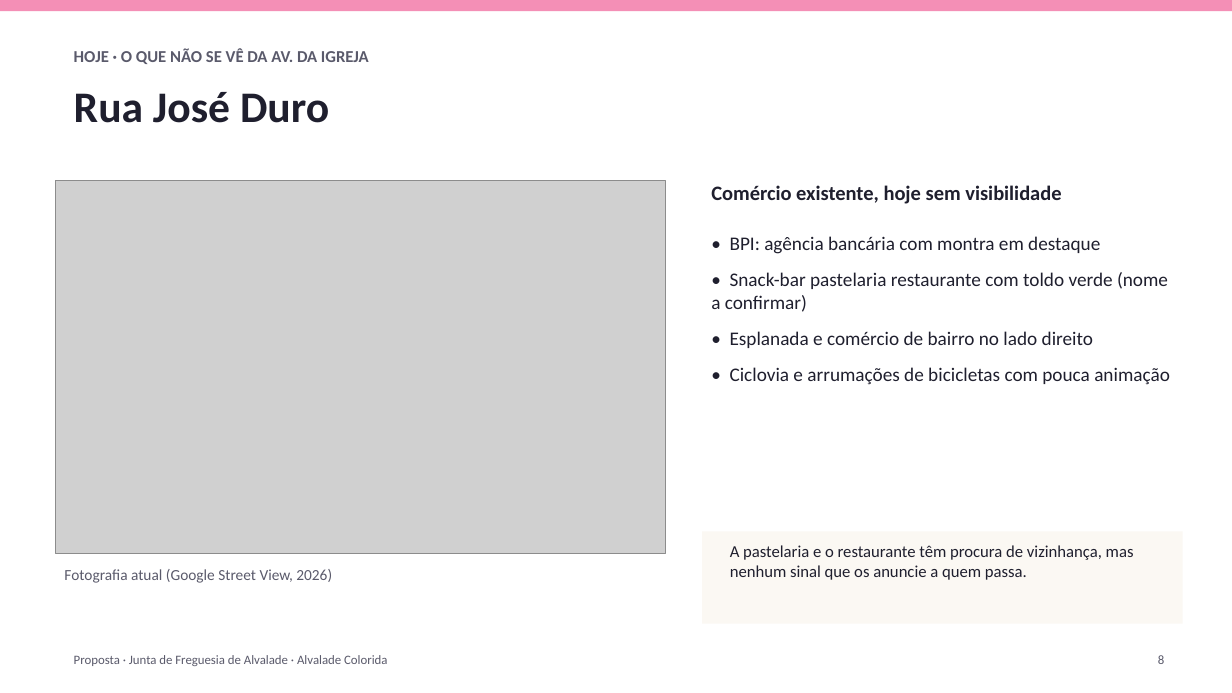
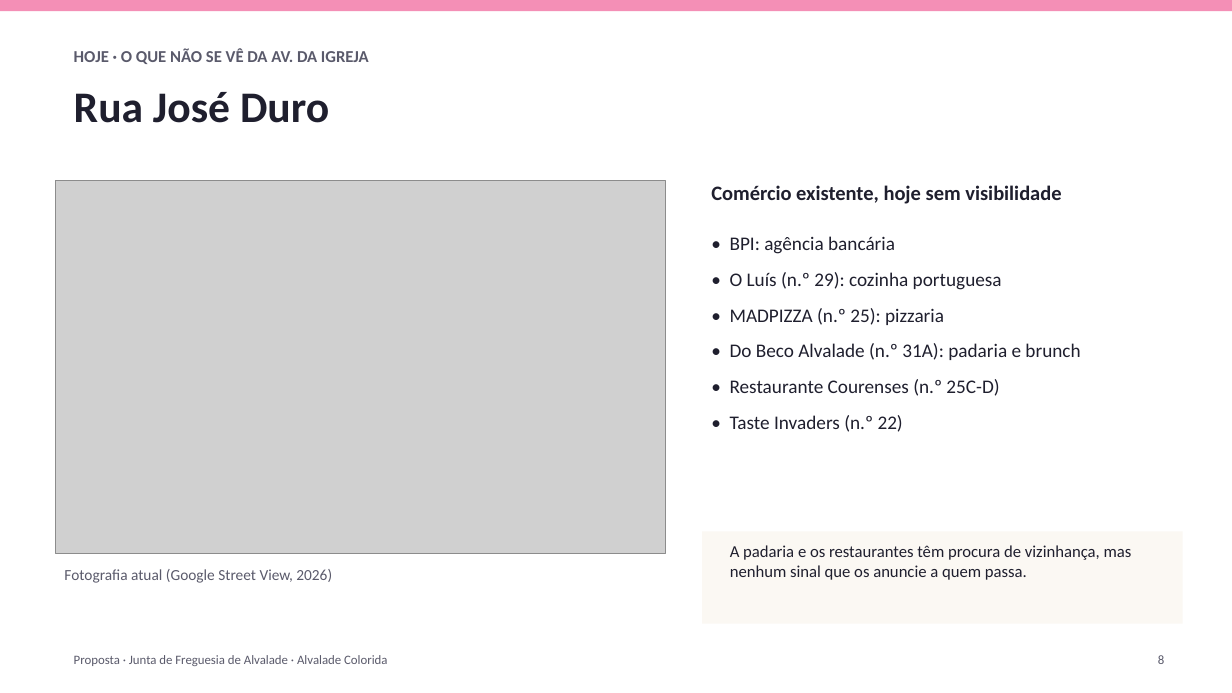
Before and after one commit to zavricardo-debug/travelsites, a slide deck: slide 8 of propostas/alvalade/Proposta_Alvalade_Colorida.pptx. Drawn at 1232x693 pixels with LibreOffice and Linux fonts; fonts in the diff are those of the drawing; grey boxes stand for pictures. Boxes give left, top, right and bottom in pixels: in the first picture for what was removed or moved away, otherwise in the second. Text is boxed around its words. In the diff, an @@ line names an element or a change of style, - is before the commit and + after.

Commit message:
Deck: shop names from public listings (to confirm on site)

```diff
--- a/propostas/alvalade/Proposta_Alvalade_Colorida.pptx
+++ b/propostas/alvalade/Proposta_Alvalade_Colorida.pptx
@@ text at (730,236,1080,432): text changed @@
-• BPI: agência bancária com montra em destaque
-• Snack-bar pastelaria restaurante com toldo verde (nome a confirmar)
-• Esplanada e comércio de bairro no lado direito
-• Ciclovia e arrumações de bicicletas com pouca animação
+• BPI: agência bancária
+• O Luís (n.º 29): cozinha portuguesa
+• MADPIZZA (n.º 25): pizzaria
+• Do Beco Alvalade (n.º 31A): padaria e brunch
+• Restaurante Courenses (n.º 25C-D)
+• Taste Invaders (n.º 22)
@@ text at (730,545,1132,580): text changed @@
-A pastelaria e o restaurante têm procura de vizinhança, mas nenhum sinal que os anuncie a quem passa.
+A padaria e os restaurantes têm procura de vizinhança, mas nenhum sinal que os anuncie a quem passa.
```
Also in this commit, not shown: 8 other slides changed, 1 other file.
